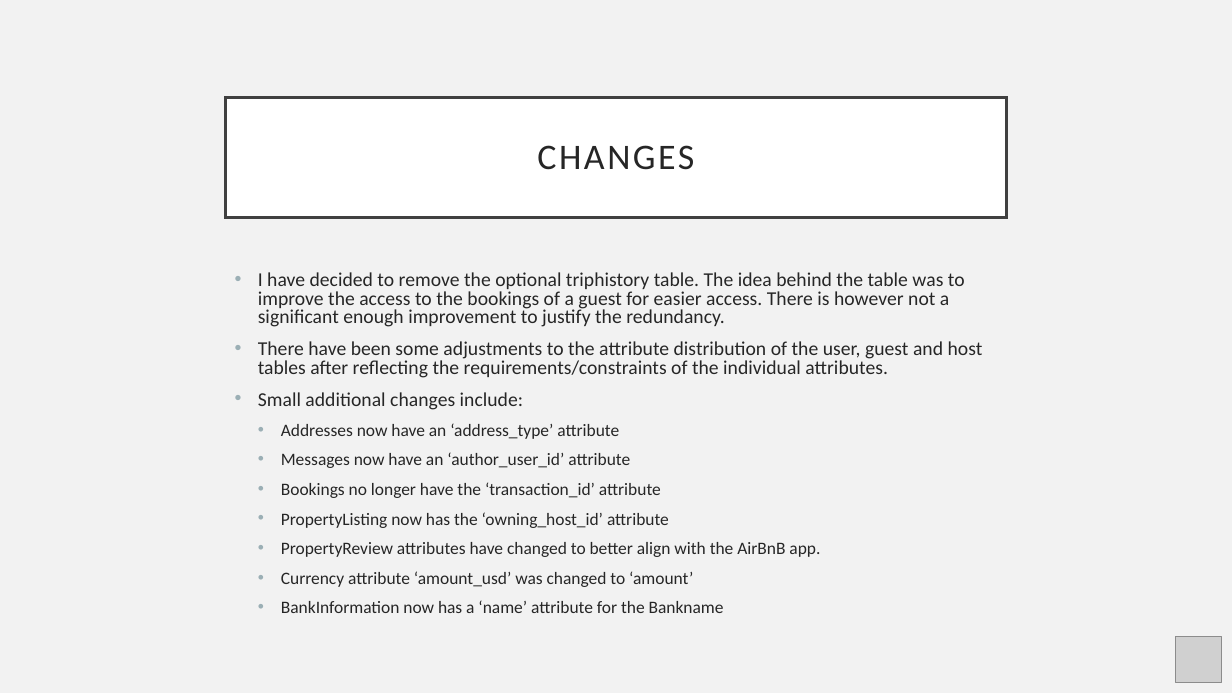
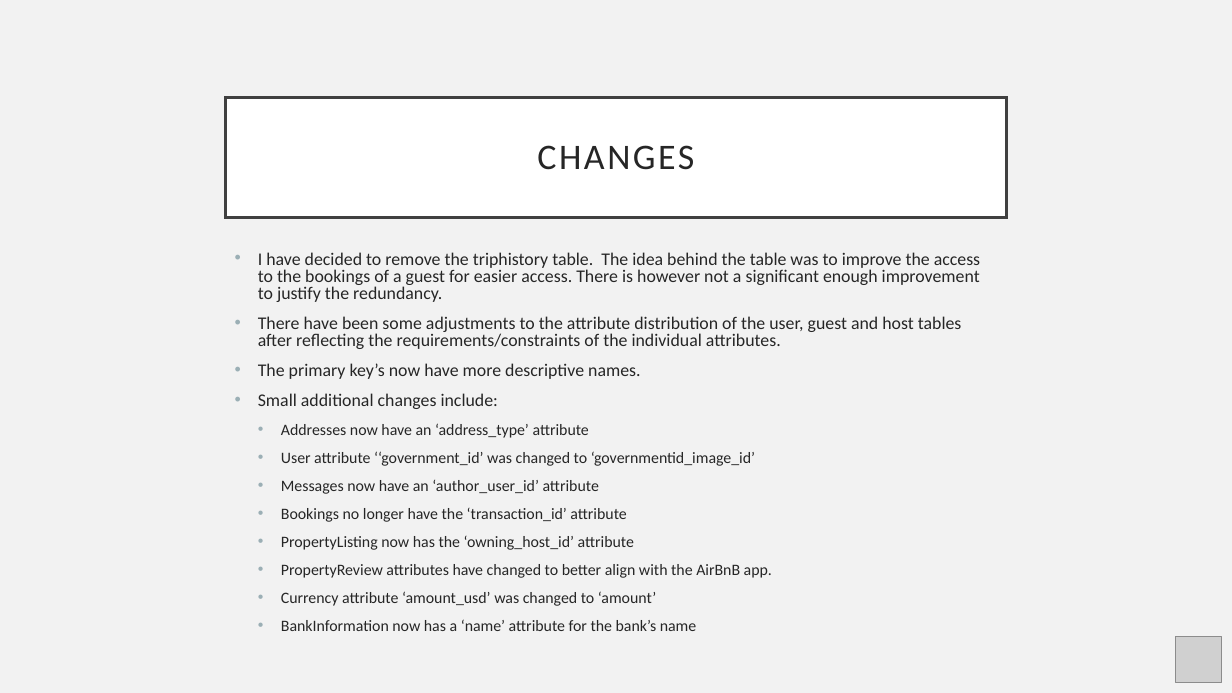
Before and after one commit to LeftEmpty/AirBnB_DBMS_Imitation, a slide deck: slide 4 of phase_2/phase_2_db_presentation.pptx (slide 5 before the commit). Drawn at 1232x693 pixels with LibreOffice and Linux fonts; fonts in the diff are those of the drawing; grey boxes stand for pictures. Boxes give left, top, right and bottom in pixels: in the first picture for what was removed or moved away, otherwise in the second. Text is boxed around its words. In the diff, an @@ line names an element or a change of style, - is before the commit and + after.

Commit message:
final touches - asked prof for feedback on formatting
- changes to data dictionary (format to fit on dina4 pdf pages)
- presentation (cleaner)
- creation of submission folder & file naming conventions

```diff
--- a/phase_2/phase_2_db_presentation.pptx
+++ b/phase_2/phase_2_db_presentation.pptx
@@ text "I have decided to remove ..." moved from (x1=258, y1=272, x2=983, y2=613) to (x1=258, y1=252, x2=980, y2=631) @@
@@ text at (x1=258, y1=252, x2=980, y2=302): text changed; size 15.3 to 13.9 pt @@
-• I have decided to remove the optional triphistory table. The idea behind the table was to improve the access to the bookings of a guest for easier access. There is however not a significant enough improvement to justify the redundancy.
+• I have decided to remove the triphistory table. The idea behind the table was to improve the access to the bookings of a guest for easier access. There is however not a significant enough improvement to justify the redundancy.
@@ text at (x1=258, y1=316, x2=962, y2=606): size 15.3 to 13.9 pt in "There have been some adjustments to the ...", "Small additional changes include:"; size 13.6 to 12.4 pt in "Addresses now have an ‘address_type’ attribute", "Messages now have an ‘author_user_id’ attribute", "Bookings no longer have the ‘transaction_id’ attribute", "PropertyListing now has the ‘owning_host_id’ attribute" and 2 more places @@
@@ text at (x1=258, y1=363, x2=640, y2=379): paragraph added @@
+• The primary key’s now have more descriptive names.
@@ text at (x1=281, y1=451, x2=755, y2=466): paragraph added @@
+  • User attribute ‘‘government_id’ was changed to ‘governmentid_image_id’
@@ text at (x1=281, y1=619, x2=696, y2=631): text changed; size 13.6 to 12.4 pt @@
-  • BankInformation now has a ‘name’ attribute for the Bankname
+  • BankInformation now has a ‘name’ attribute for the bank’s name
```
Also in this commit, not shown: 4 other slides changed, 1 slide added, 1 slide removed, 10 other files.
